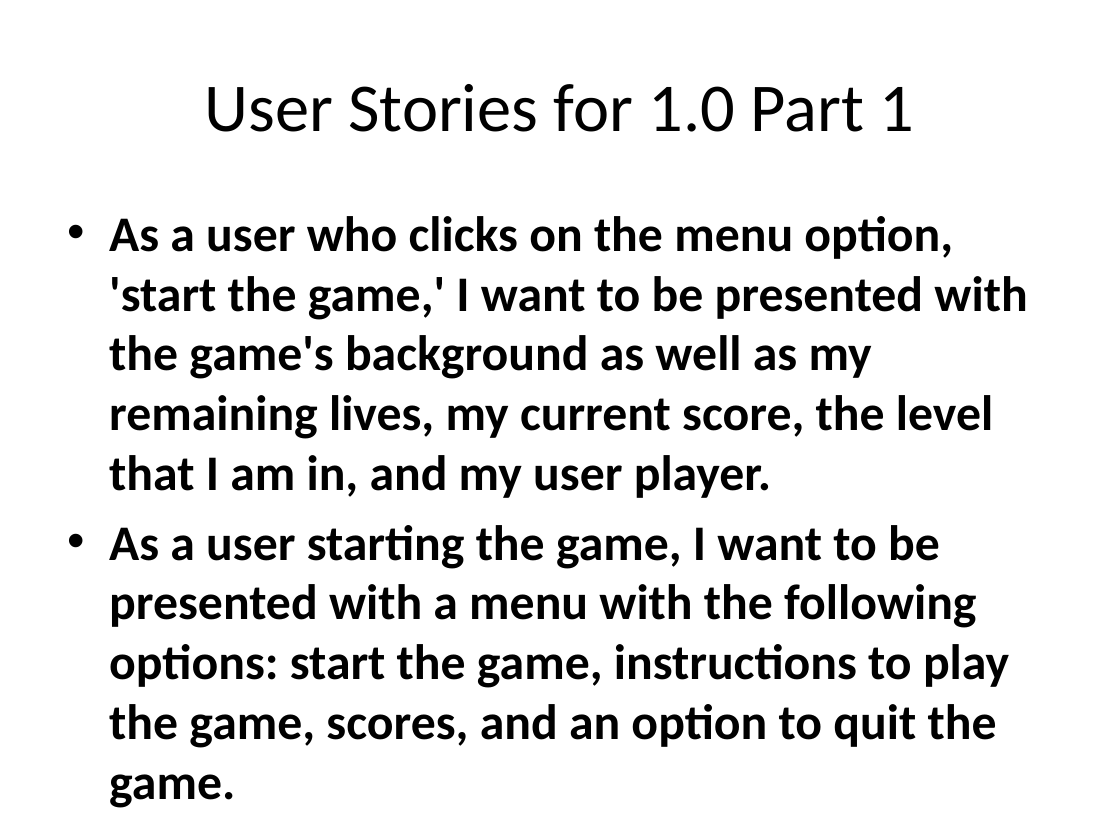
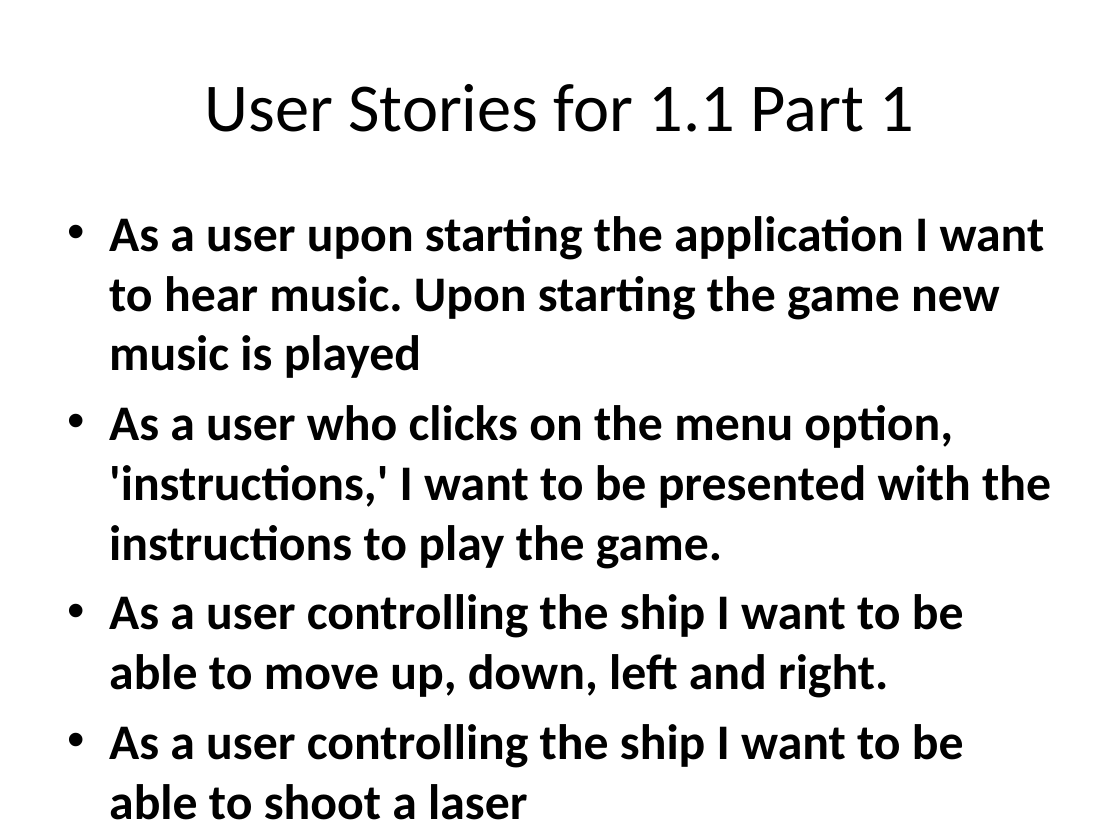
Before and after one commit to csce3513/Team15, a slide deck: slide 2 of Project Starfighter 1.0.pptx. Drawn at 1120x840 pixels with LibreOffice and Linux fonts; fonts in the diff are those of the drawing; background and template pictures are left out. Boxes give left, top, right and bottom in pixels: in the first picture for what was removed or moved away, otherwise in the second. Text is boxed around its words. In the diff, an @@ line names an element or a change of style, - is before the commit and + after.

Commit message:
Powerpoint

```diff
--- a/Project Starfighter 1.0.pptx
+++ b/Project Starfighter 1.0.pptx
@@ title at bbox=[204, 84, 915, 132]: text changed @@
-User Stories for 1.0 Part 1
+User Stories for 1.1 Part 1
@@ text at bbox=[109, 216, 1051, 768]: text changed @@
-• As a user who clicks on the menu option, 'start the game,' I want to be presented with the game's background as well as my remaining lives, my current score, the level that I am in, and my user player.
-• As a user starting the game, I want to be presented with a menu with the following options: start the game, instructions to play the game, scores, and an option to quit the game.
+• As a user upon starting the application I want to hear music. Upon starting the game new music is played
+• As a user who clicks on the menu option, 'instructions,' I want to be presented with the instructions to play the game.
+• As a user controlling the ship I want to be able to move up, down, left and right.
+• As a user controlling the ship I want to be able to shoot a laser
```
Also in this commit, not shown: 8 other slides changed, 1 slide added, 16 slides removed, 40 other files.
